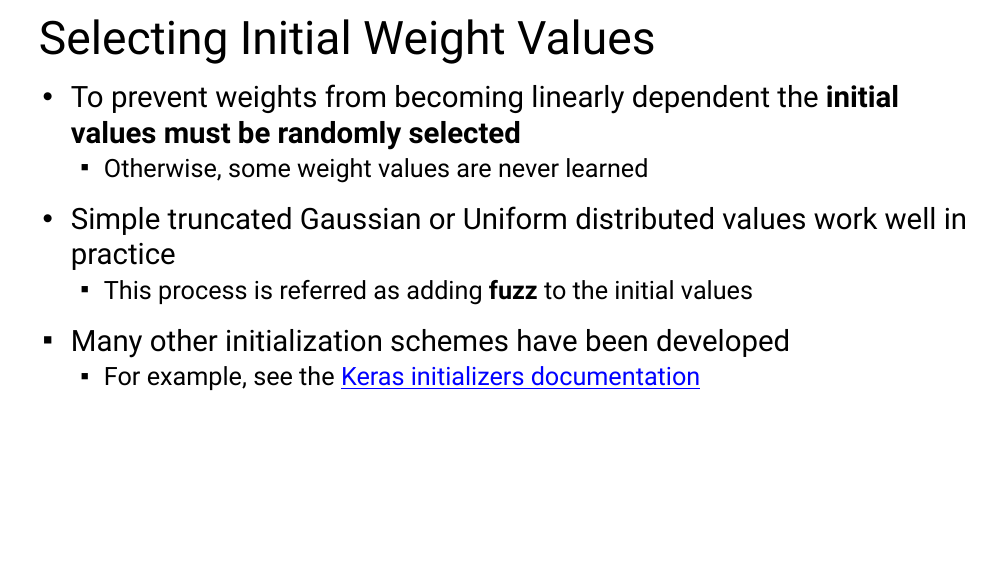
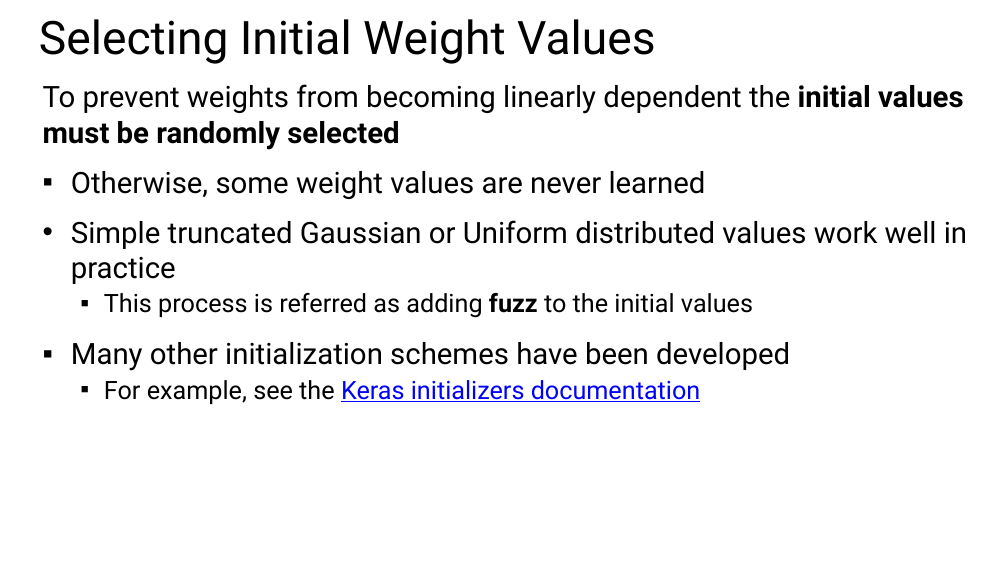
Before and after one commit to StephenElston/CSCI-E25, a slide deck: slide 43 of SupplementaryMaterial/OptimizationForDeepLearning.pptx (slide 39 before the commit). Drawn at 1008x567 pixels with LibreOffice and Linux fonts; fonts in the diff are those of the drawing. Boxes give left, top, right and bottom in pixels: in the first picture for what was removed or moved away, otherwise in the second. Text is boxed around its words. In the diff, an @@ line names an element or a change of style, - is before the commit and + after.

Commit message:
Added eigndecomposition example, corrected other slides, removed redundant material

```diff
--- a/SupplementaryMaterial/OptimizationForDeepLearning.pptx
+++ b/SupplementaryMaterial/OptimizationForDeepLearning.pptx
@@ text at bbox=[43, 84, 964, 199]: size 24 to 28 pt in "Otherwise, some weight values are never learned"; bullet • to none; list level 2 to 1 in "Otherwise, some weight values are ..." @@
```
Also in this commit, not shown: 7 other slides changed, 4 slides added.
